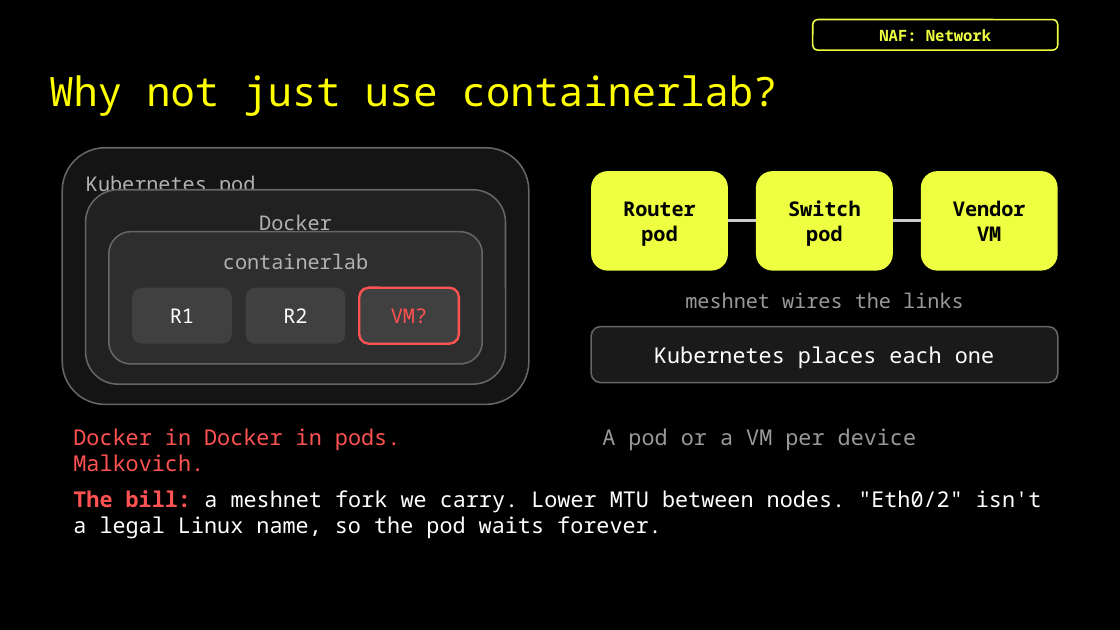
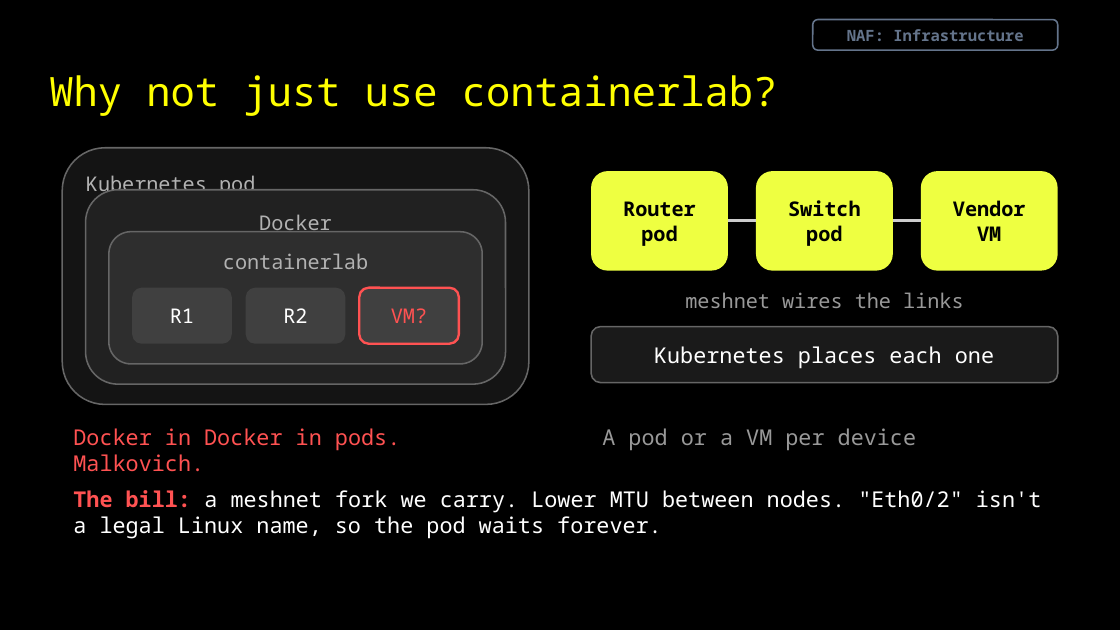
Before and after one commit to captainpacket/autocon6, a slide deck: slide 7 of slides/AC6_Every_Automation_Demo_Lies.pptx. Drawn at 1120x630 pixels with LibreOffice and Linux fonts; fonts in the diff are those of the drawing. Boxes give left, top, right and bottom in pixels: in the first picture for what was removed or moved away, otherwise in the second. Text is boxed around its words. In the diff, an @@ line names an element or a change of style, - is before the commit and + after.

```diff
--- a/slides/AC6_Every_Automation_Demo_Lies.pptx
+++ b/slides/AC6_Every_Automation_Demo_Lies.pptx
@@ rounded rectangle "NAF: Infrastructure" at (813, 19, 1058, 49): outline #EEFF41 1 pt to #64748B 1 pt @@
@@ text in rounded rectangle at (847, 29, 1023, 41): text changed; text colour #EEFF41 to #64748B @@
-NAF: Network
+NAF: Infrastructure
```
Also in this commit, not shown: 17 other slides changed, 23 other files.
